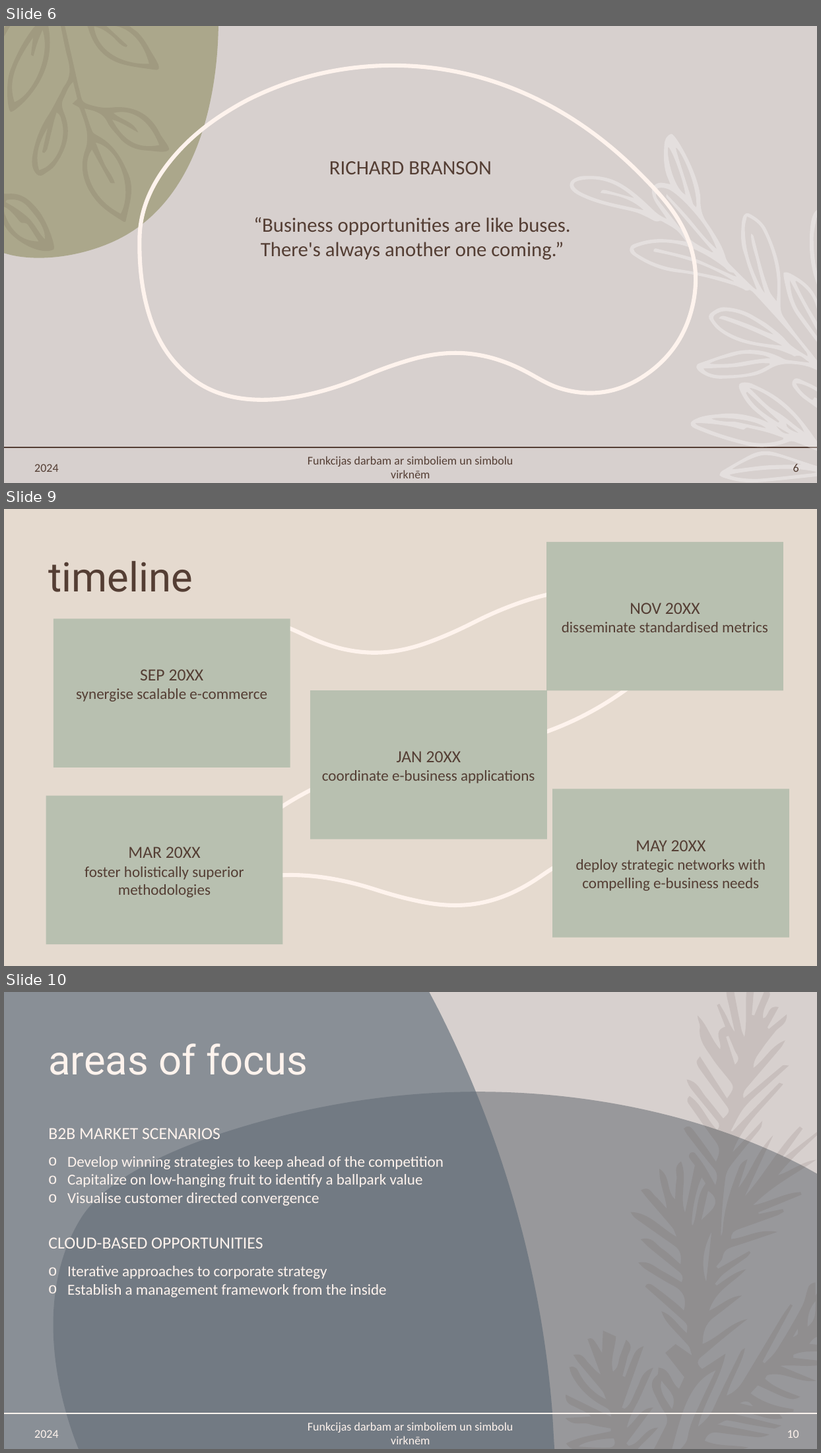
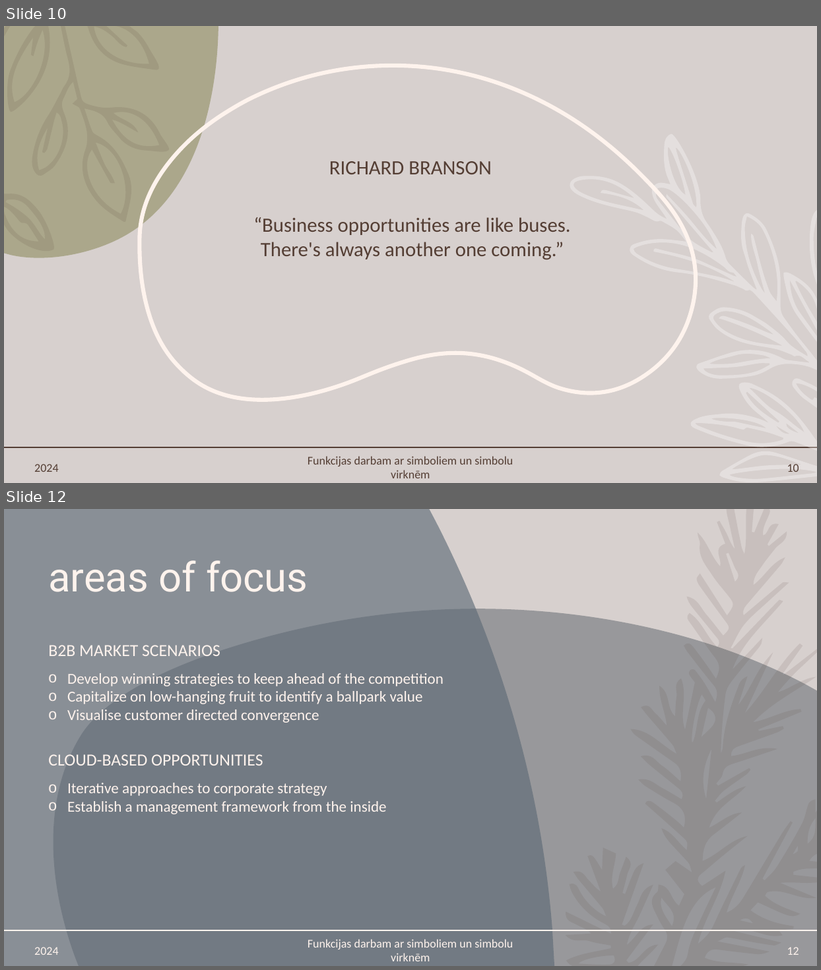
Before and after one commit to EstereVenena/Eksamens, a slide deck: Mācību materiāls.pptx. Shown one above the other, each under a label of ours: slides 6, 9 and 10 before the commit, slides 10 and 12 after it; the slides between them are not shown. The pictures are 821x1453 and 821x970 pixels, drawn with LibreOffice and Linux fonts; fonts in the diff are those of the drawing; background and template pictures are left out. Boxes give left, top, right and bottom in pixels: in the first picture for what was removed or moved away, otherwise in the second. Text is boxed around its words. In the diff, an @@ line names an element or a change of style, - is before the commit and + after.

```diff
--- a/Mācību materiāls.pptx
+++ b/Mācību materiāls.pptx
@@ slide 9 removed at [4, 509, 817, 966], background #E5DACF @@
@@ text removed at [547, 542, 783, 691] @@
-NOV 20XX
-  disseminate standardised metrics
@@ title removed at [48, 561, 192, 592] @@
-timeline
@@ freeform shape removed at [189, 586, 633, 666] @@
@@ text removed at [54, 619, 290, 768] @@
-SEP 20XX
-  synergise scalable e-commerce
@@ freeform shape removed at [512, 652, 643, 767] @@
@@ text removed at [310, 691, 547, 840] @@
-JAN 20XX
-  coordinate e-business applications
@@ freeform shape removed at [232, 770, 369, 838] @@
@@ text removed at [46, 795, 283, 945] @@
-MAR 20XX
-  foster holistically superior methodologies
@@ text removed at [552, 789, 789, 938] @@
-MAY 20XX
-  deploy strategic networks with compelling e-business needs
@@ freeform shape removed at [215, 851, 568, 927] @@
@@ what was slide 6 is now slide 10 @@
@@ page number at [787, 464, 799, 472]: text changed @@
-6
+10
@@ what was slide 10 is now slide 12 @@
@@ page number at [787, 947, 799, 955]: text changed @@
-10
+12
```
Also in this commit, not shown: 4 slides added, 1 other slide removed, 2 other files.
